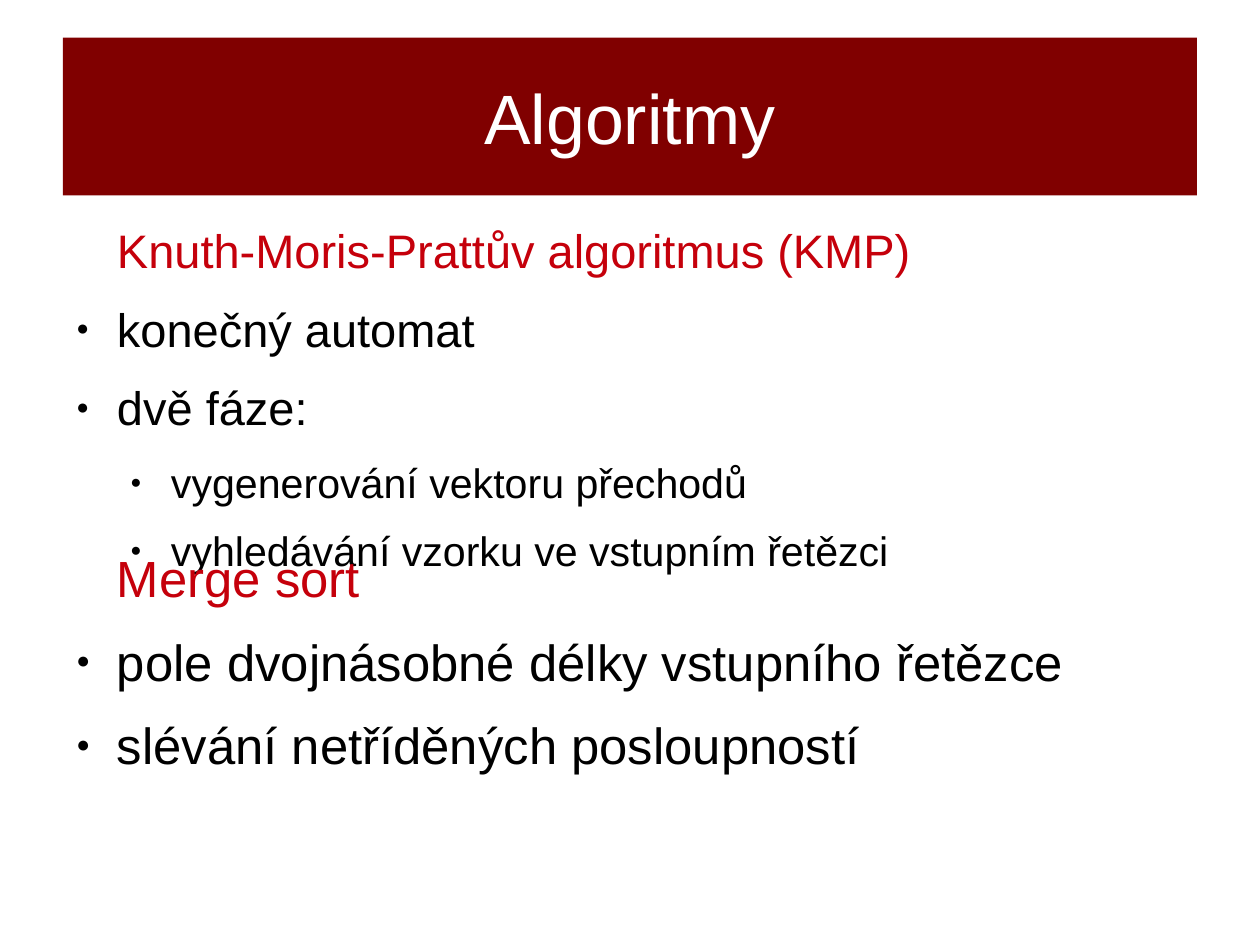
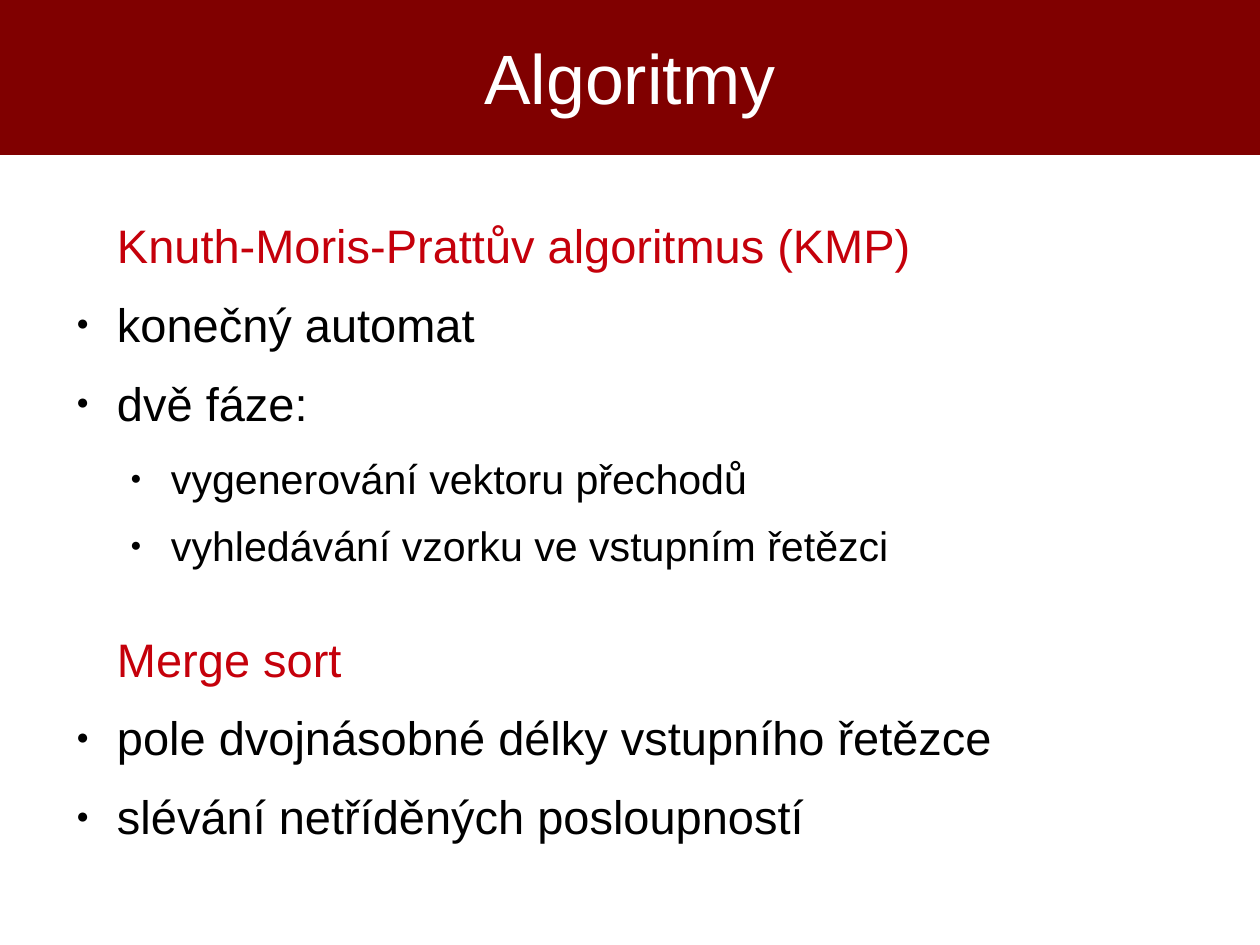
Before and after one commit to poncovka/ifj-interpret, a slide deck: slide 10 of obhajoba/xtrkal00.odp. Drawn at 1260x945 pixels with LibreOffice and Linux fonts; fonts in the diff are those of the drawing. Boxes give left, top, right and bottom in pixels: in the first picture for what was removed or moved away, otherwise in the second. Text is boxed around its words. In the diff, an @@ line names an element or a change of style, - is before the commit and + after.

```diff
--- a/obhajoba/xtrkal00.odp
+++ b/obhajoba/xtrkal00.odp
@@ title "Algoritmy": place and size @@
-title "Algoritmy" at [63, 38, 1197, 196]
+title "Algoritmy" at [0, 0, 1260, 155]
@@ text "Knuth-Moris-Prattův algoritmus (KMP)": place and size @@
-text "Knuth-Moris-Prattův algoritmus (KMP)" at [117, 231, 910, 574]
+text "Knuth-Moris-Prattův algoritmus (KMP)" at [117, 226, 910, 570]
@@ text "Merge sort": place and size @@
-text "Merge sort" at [117, 557, 1063, 775]
+text "Merge sort" at [117, 644, 992, 843]
@@ text "Merge sort" at [117, 644, 992, 843]: size 32 to 29.6 pt @@
```
Also in this commit, not shown: 10 other slides changed, 1 slide added, 1 slide removed.
